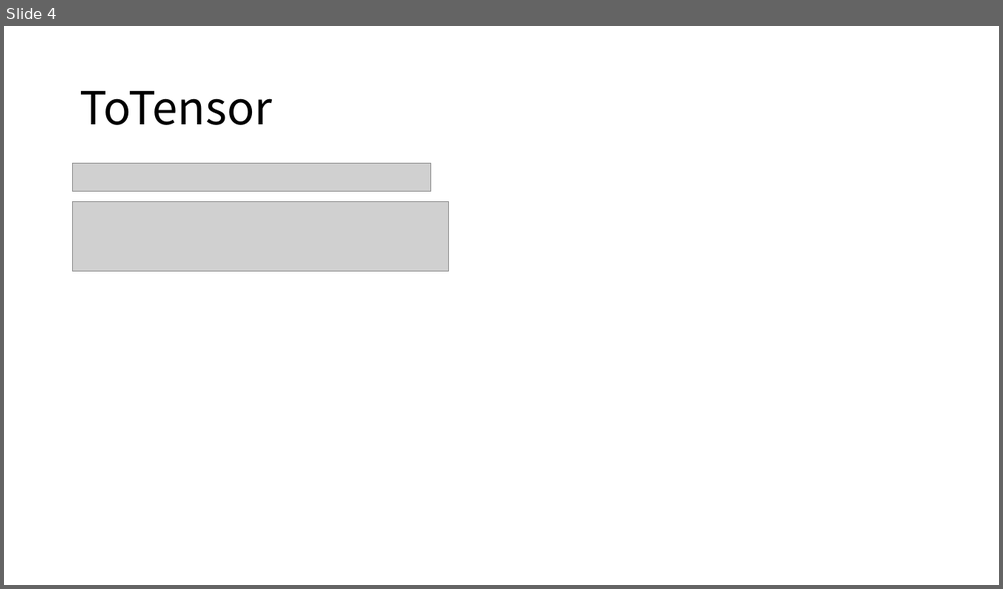
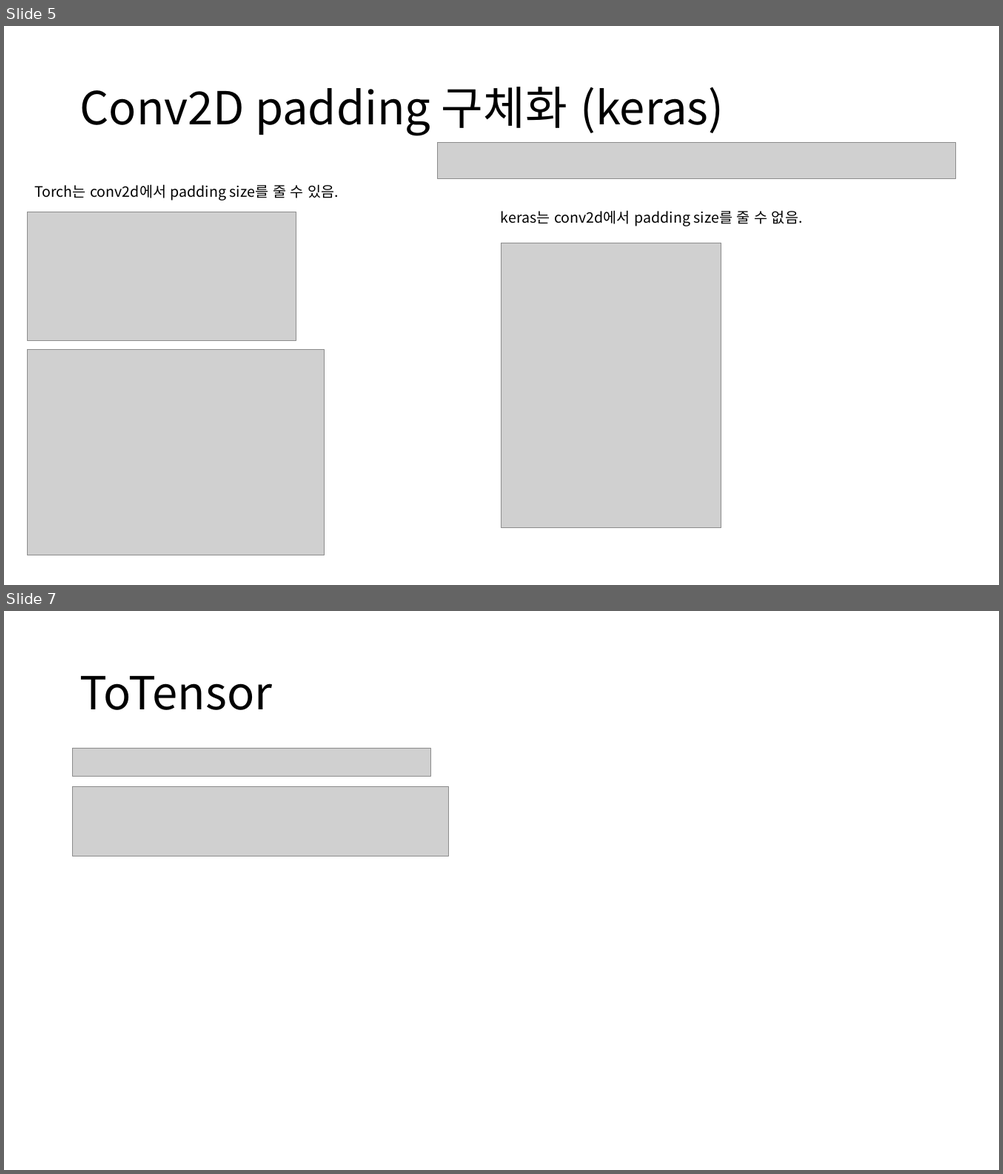
Before and after one commit to kimjh7669/DeepLearning_Practice, a slide deck: Tensorflow/TorchToKeras.pptx. Shown one above the other, each under a label of ours: slide 4 before the commit, slides 5 and 7 after it; the slides between them are not shown. The pictures are 1003x589 and 1003x1174 pixels, drawn with LibreOffice and Linux fonts; fonts in the diff are those of the drawing; grey boxes stand for pictures. Boxes give left, top, right and bottom in pixels: in the first picture for what was removed or moved away, otherwise in the second. Text is boxed around its words. In the diff, an @@ line names an element or a change of style, - is before the commit and + after.

```diff
--- a/Tensorflow/TorchToKeras.pptx
+++ b/Tensorflow/TorchToKeras.pptx
@@ slide 5 added at (x1=4, y1=26, x2=999, y2=585), background #FFFFFF @@
@@ title added at (x1=79, y1=87, x2=723, y2=136), 44 pt, text #000000 @@
+Conv2D padding 구체화 (keras)
@@ picture added at (x1=437, y1=142, x2=956, y2=179) @@
@@ text added at (x1=34, y1=184, x2=338, y2=201), 14 pt, text #000000 @@
+Torch는 conv2d에서 padding size를 줄 수 있음.
@@ picture added at (x1=27, y1=212, x2=296, y2=341) @@
@@ text added at (x1=501, y1=210, x2=802, y2=227), 14 pt, text #000000 @@
+keras는 conv2d에서 padding size를 줄 수 없음.
@@ picture added at (x1=502, y1=243, x2=722, y2=528) @@
@@ picture added at (x1=27, y1=350, x2=324, y2=556) @@
@@ what was slide 4 is now slide 7 @@
```
Also in this commit, not shown: 1 slide changed, 6 other slides added, 11 other files.
